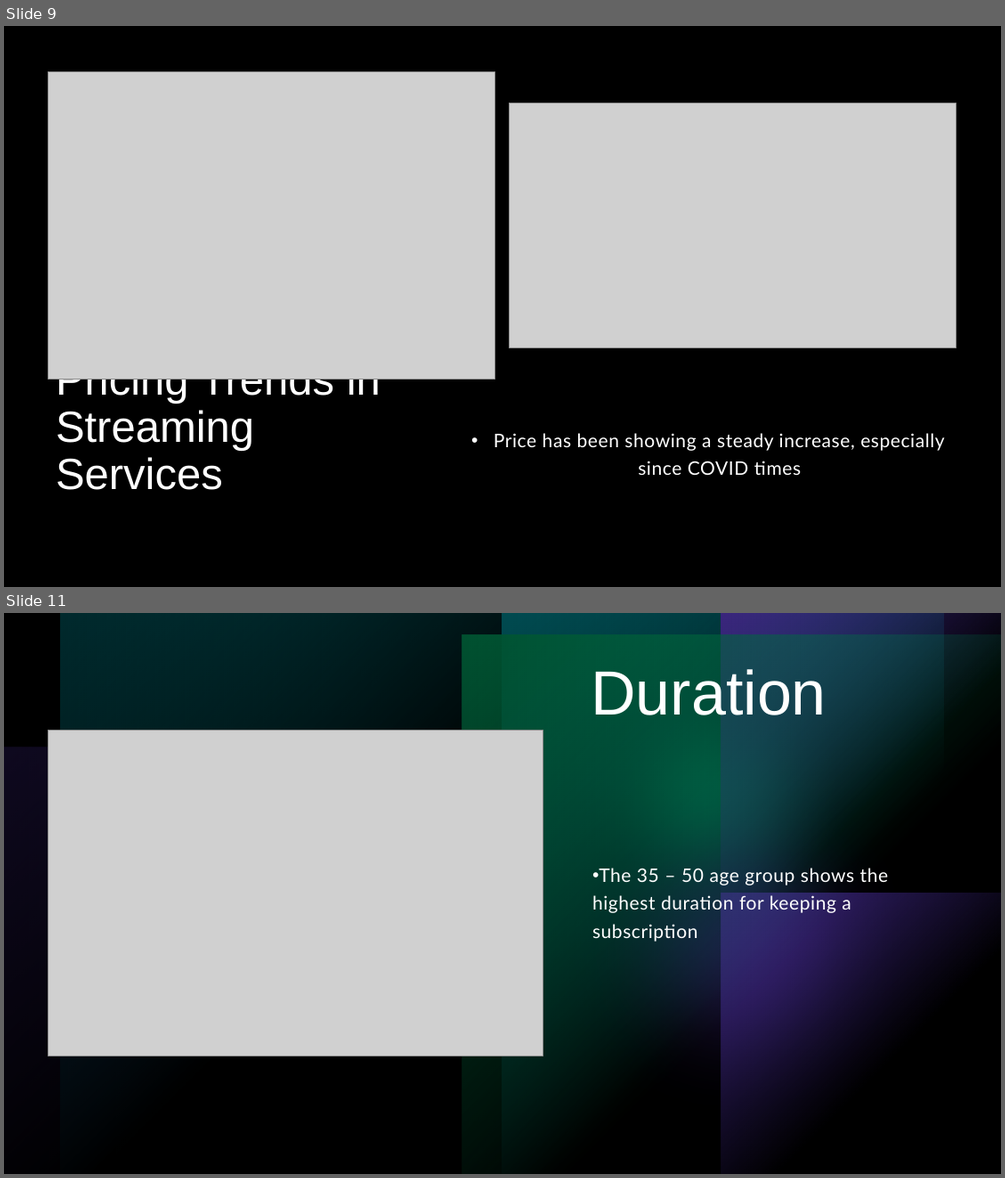
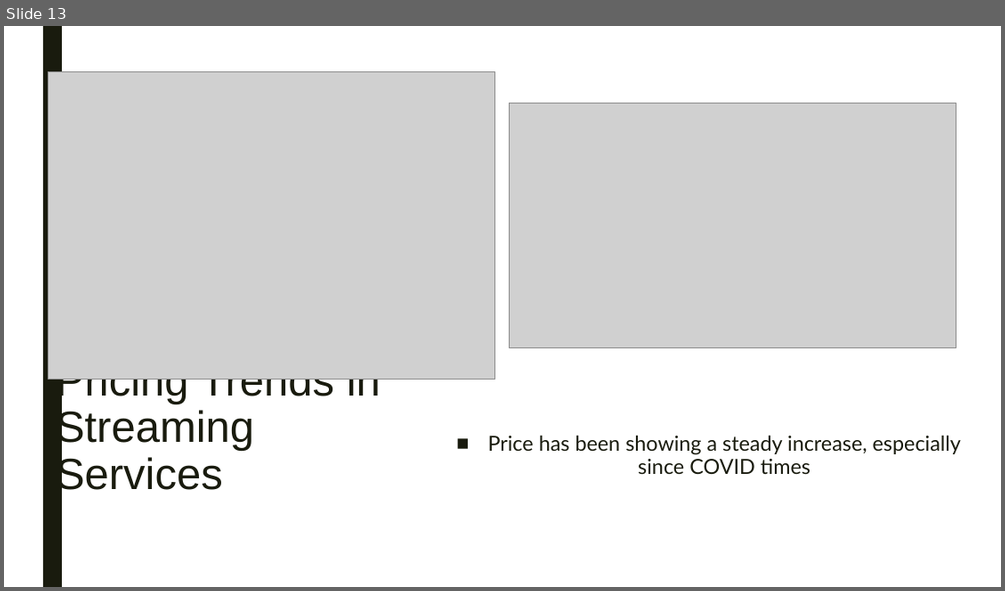
Before and after one commit to lanahuyen/media_tv, a slide deck: Presentation1.pptx. Shown one above the other, each under a label of ours: slides 9 and 11 before the commit, slide 13 after it; the slides between them are not shown. The pictures are 1005x1178 and 1005x591 pixels, drawn with LibreOffice and Linux fonts; fonts in the diff are those of the drawing; grey boxes stand for pictures. Boxes give left, top, right and bottom in pixels: in the first picture for what was removed or moved away, otherwise in the second. Text is boxed around its words. In the diff, an @@ line names an element or a change of style, - is before the commit and + after.

```diff
--- a/Presentation1.pptx
+++ b/Presentation1.pptx
@@ slide 11 removed at <box>4,613,1001,1174</box>, background #000000; not listed: 5 template elements that a slide beside it also shows @@
@@ rectangle removed at <box>4,613,1001,1174</box> @@
@@ rectangle removed at <box>4,613,1001,1174</box> @@
@@ group removed at <box>4,613,1001,1174</box>: 6 rectangles, 2 ellipses @@
@@ title removed at <box>591,669,825,715</box> @@
-Duration
@@ picture removed at <box>48,730,543,1055</box> @@
@@ text removed at <box>592,868,888,941</box> @@
-• The 35 – 50 age group shows the highest duration for keeping a subscription
@@ what was slide 9 is now slide 13 @@
@@ slide 13 changed as well @@
@@ background #000000 to #FFFFFF @@
@@ rectangle removed at <box>4,26,1001,587</box> @@
@@ rectangle added at <box>43,26,62,587</box>, fill #191B0E @@
@@ group removed at <box>4,26,1001,587</box>: 4 rectangles, 1 ellipse @@
@@ text "Price has been showing a ..." at <box>488,435,961,475</box>: size 18 to 20 pt, text colour #FFFFFF to #191B0E, letter spacing 0.5 to 0 pt; bullet • to ■; line spacing 1.25 to 0.94; more space between paragraphs @@
@@ title "Pricing Trends in Streaming Services" at <box>56,378,380,498</box>: text colour #FFFFFF to #191B0E; line spacing 0.9 to 0.89 @@
```
Also in this commit, not shown: 10 other slides changed, 4 slides added, 1 other file.
